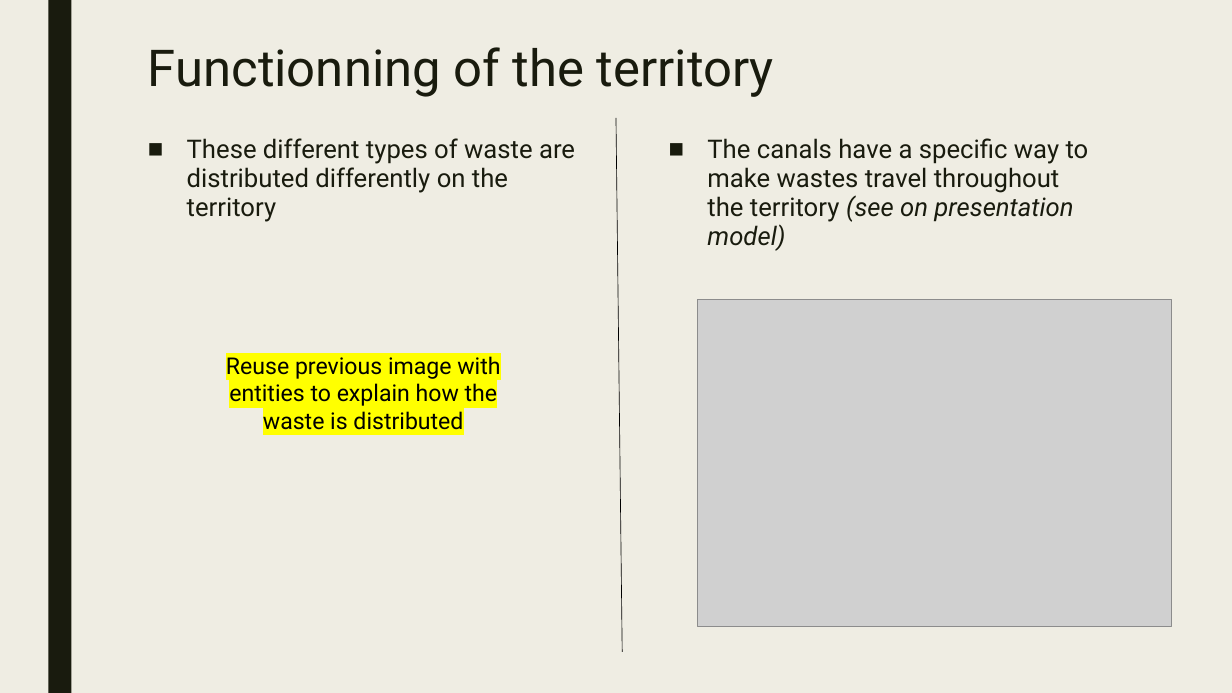
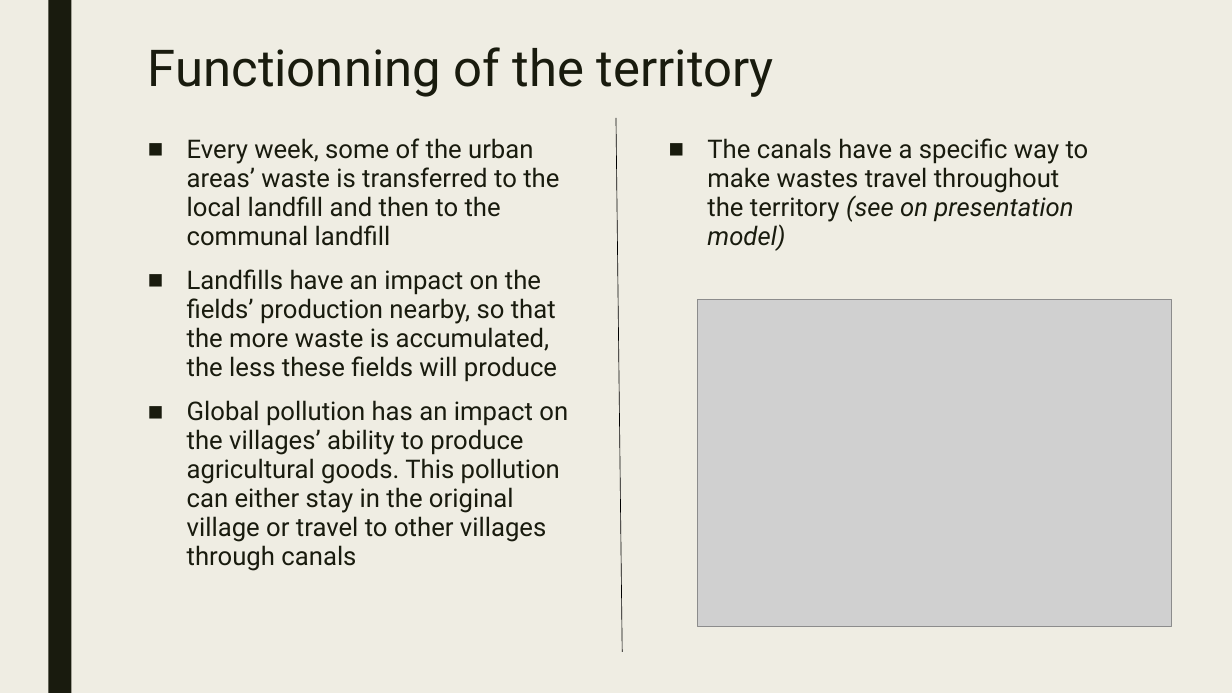
Before and after one commit to ACROSS-Lab/BacHungHai-Waste, a slide deck: slide 7 of Various materials/Ecogame.pptx (slide 6 before the commit). Drawn at 1232x693 pixels with LibreOffice and Linux fonts; fonts in the diff are those of the drawing; grey boxes stand for pictures. Boxes give left, top, right and bottom in pixels: in the first picture for what was removed or moved away, otherwise in the second. Text is boxed around its words. In the diff, an @@ line names an element or a change of style, - is before the commit and + after.

```diff
--- a/Various materials/Ecogame.pptx
+++ b/Various materials/Ecogame.pptx
@@ text at (187,138,568,571): text changed @@
-■ These different types of waste are distributed differently on the territory
+■ Every week, some of the urban areas’ waste is transferred to the local landfill and then to the communal landfill
+■ Landfills have an impact on the fields’ production nearby, so that the more waste is accumulated, the less these fields will produce
+■ Global pollution has an impact on the villages’ ability to produce agricultural goods. This pollution can either stay in the original village or travel to other villages through canals
@@ text removed at (226,356,500,430) @@
-Reuse previous image with entities to explain how the waste is distributed
```
Also in this commit, not shown: 4 other slides changed, 3 slides added, 2 slides removed, 1 other file.
